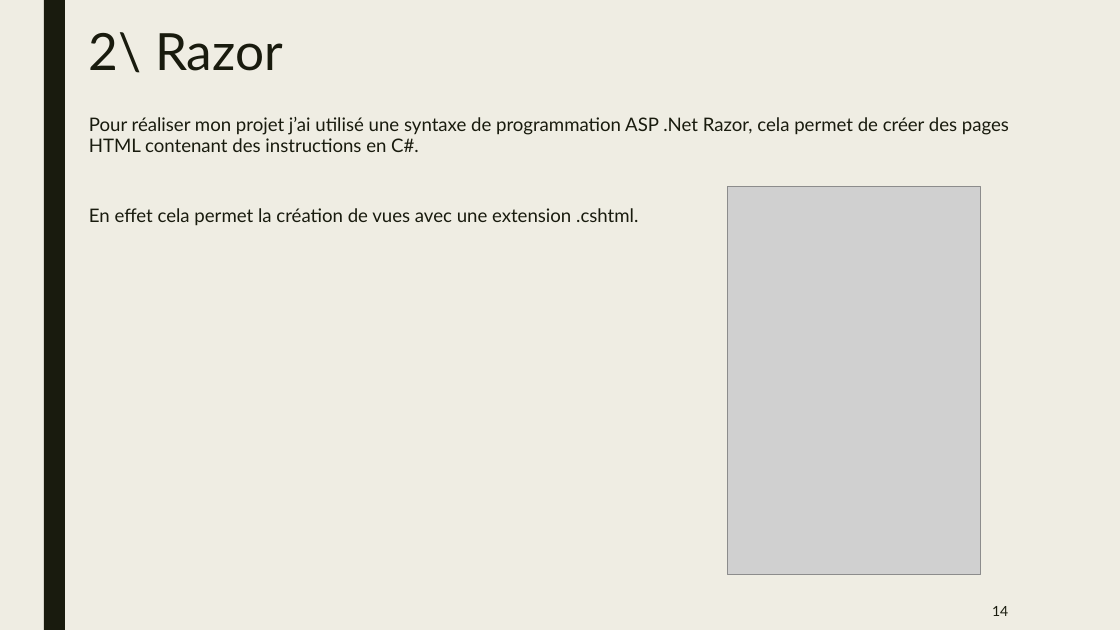
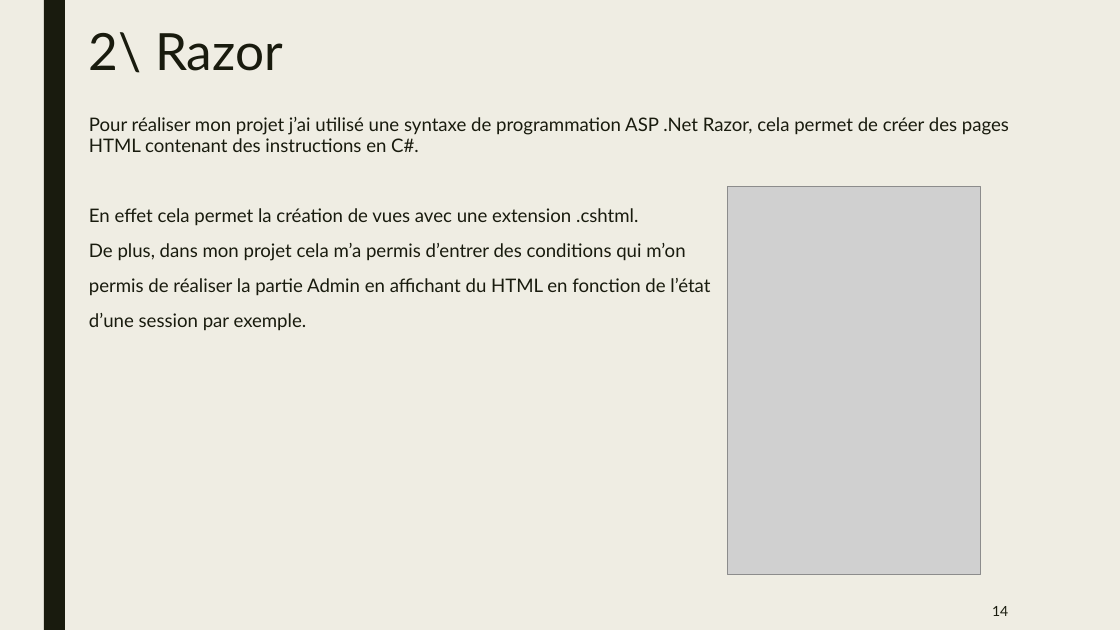
Before and after one commit to MaxenceVandekerckhove/IT---Telefaune, a slide deck: slide 14 of PPT/IT Telefaune.pptx. Drawn at 1120x630 pixels with LibreOffice and Linux fonts; fonts in the diff are those of the drawing; grey boxes stand for pictures. Boxes give left, top, right and bottom in pixels: in the first picture for what was removed or moved away, otherwise in the second. Text is boxed around its words. In the diff, an @@ line names an element or a change of style, - is before the commit and + after.

```diff
--- a/PPT/IT Telefaune.pptx
+++ b/PPT/IT Telefaune.pptx
@@ text at [89, 243, 710, 331]: paragraphs added @@
+De plus, dans mon projet cela m’a permis d’entrer des conditions qui m’on
+permis de réaliser la partie Admin en affichant du HTML en fonction de l’état
+d’une session par exemple.
```
Also in this commit, not shown: 5 other slides changed, 1 slide added, 2 other files.
